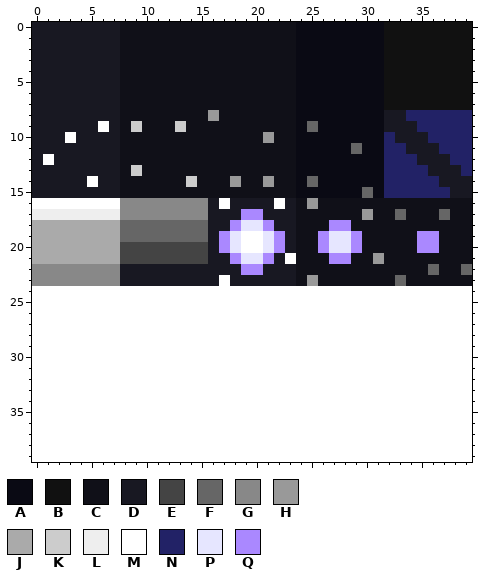
Pixel-art sprite: sprites/png/MainBG.png. That is the earlier state.
The file is 40x24 pixels. Colours within 5 levels of each other are drawn and written as one. The old version is drawn lined up with the new one, on the new canvas.
Palette (. is transparent): A #0a0a14  B #111111  C #101018  D #181822  E #444444  F #666666  G #888888  H #999999  J #aaaaaa  K #cccccc  L #eeeeee  M #ffffff  N #222266  P #e6e6ff  Q #aa88ff
Pixels before, first column x 0:
 0 DDDDDDDDCCCCCCCCCCCCCCCCAAAAAAAABBBBBBBB
 1 DDDDDDDDCCCCCCCCCCCCCCCCAAAAAAAABBBBBBBB
 2 DDDDDDDDCCCCCCCCCCCCCCCCAAAAAAAABBBBBBBB
 3 DDDDDDDDCCCCCCCCCCCCCCCCAAAAAAAABBBBBBBB
 4 DDDDDDDDCCCCCCCCCCCCCCCCAAAAAAAABBBBBBBB
 5 DDDDDDDDCCCCCCCCCCCCCCCCAAAAAAAABBBBBBBB
 6 DDDDDDDDCCCCCCCCCCCCCCCCAAAAAAAABBBBBBBB
 7 DDDDDDDDCCCCCCCCCCCCCCCCAAAAAAAABBBBBBBB
 8 DDDDDDDDCCCCCCCCHCCCCCCCAAAAAAAADDNNNNNN
 9 DDDDDDMDCKCCCKCCCCCCCCCCAFAAAAAADDDNNNNN
10 DDDMDDDDCCCCCCCCCCCCCHCCAAAAAAAANDDDNNNN
11 DDDDDDDDCCCCCCCCCCCCCCCCAAAAAFAANNDDDNNN
12 DMDDDDDDCCCCCCCCCCCCCCCCAAAAAAAANNNDDDNN
13 DDDDDDDDCKCCCCCCCCCCCCCCAAAAAAAANNNNDDDN
14 DDDDDMDDCCCCCCKCCCHCCHCCAFAAAAAANNNNNDDD
15 DDDDDDDDCCCCCCCCCCCCCCCCAAAAAAFANNNNNNDD
16 MMMMMMMMGGGGGGGGDMDDDDMDCHCCCCCCCCCCCCCC
17 LLLLLLLLGGGGGGGGDDDQQDDDCCCCCCHCCFCCCFCC
18 JJJJJJJJFFFFFFFFDDQPPQDDCCCQQCCCCCCCCCCC
19 JJJJJJJJFFFFFFFFDQPMMPQDCCQPPQCCCCCQQCCC
20 JJJJJJJJEEEEEEEEDQPMMPQDCCQPPQCCCCCQQCCC
21 JJJJJJJJEEEEEEEEDDQPPQDMCCCQQCCHCCCCCCCC
22 GGGGGGGGDDDDDDDDDDDQQDDDCCCCCCCCCCCCFCCF
23 GGGGGGGGDDDDDDDDDMDDDDDDCHCCCCCCCFCCCCCC
Once edited:
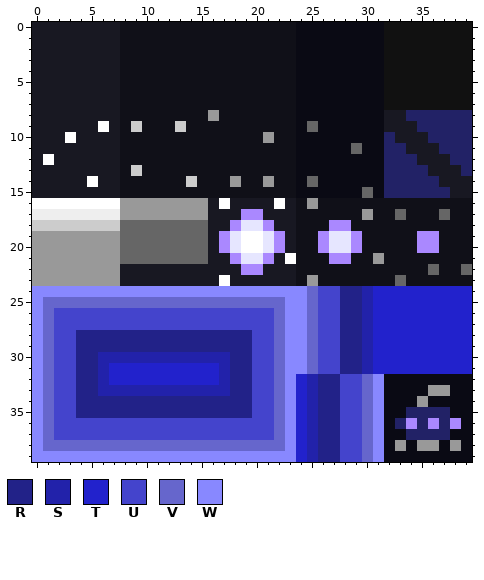
Colours new in this view: R #222288  S #2222aa  T #2222cc  U #4444cc  V #6666cc  W #8888ff
Changes in this commit:
canvas 40x24 -> 40x40
Changed rows in their new state; - is an unchanged pixel.
first column x 0:
16 --------HHHHHHHH------------------------
17 --------HHHHHHHH------------------------
18 KKKKKKKK--------------------------------
19 HHHHHHHH--------------------------------
20 HHHHHHHHFFFFFFFF------------------------
21 HHHHHHHHFFFFFFFF------------------------
22 HHHHHHHH--------------------------------
23 HHHHHHHH--------------------------------
24 WWWWWWWWWWWWWWWWWWWWWWWWWVUURRSTTTTTTTTT
25 WVVVVVVVVVVVVVVVVVVVVVVWWVUURRSTTTTTTTTT
26 WVUUUUUUUUUUUUUUUUUUUUVWWVUURRSTTTTTTTTT
27 WVUUUUUUUUUUUUUUUUUUUUVWWVUURRSTTTTTTTTT
28 WVUURRRRRRRRRRRRRRRRUUVWWVUURRSTTTTTTTTT
29 WVUURRRRRRRRRRRRRRRRUUVWWVUURRSTTTTTTTTT
30 WVUURRSSSSSSSSSSSSRRUUVWWVUURRSTTTTTTTTT
31 WVUURRSTTTTTTTTTTSRRUUVWWVUURRSTTTTTTTTT
32 WVUURRSTTTTTTTTTTSRRUUVWTSRRUUVWAAAAAAAA
33 WVUURRSSSSSSSSSSSSRRUUVWTSRRUUVWAAAAHHAA
34 WVUURRRRRRRRRRRRRRRRUUVWTSRRUUVWAAAHAAAA
35 WVUURRRRRRRRRRRRRRRRUUVWTSRRUUVWAANNNNAA
36 WVUUUUUUUUUUUUUUUUUUUUVWTSRRUUVWANQNQNQA
37 WVUUUUUUUUUUUUUUUUUUUUVWTSRRUUVWAANNNNAA
38 WVVVVVVVVVVVVVVVVVVVVVVWTSRRUUVWAHAHHAHA
39 WWWWWWWWWWWWWWWWWWWWWWWWTSRRUUVWAAAAAAAA
